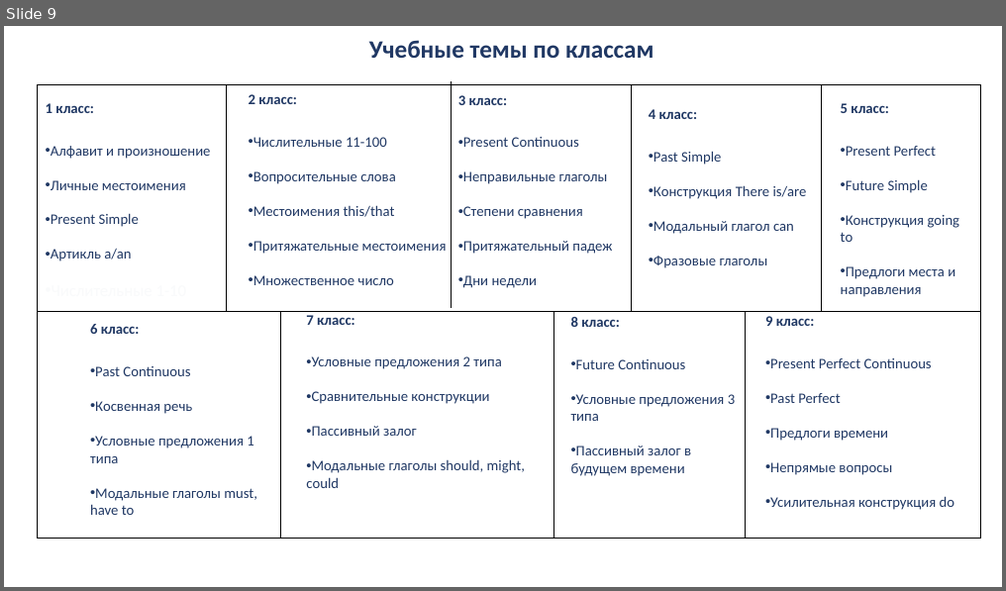
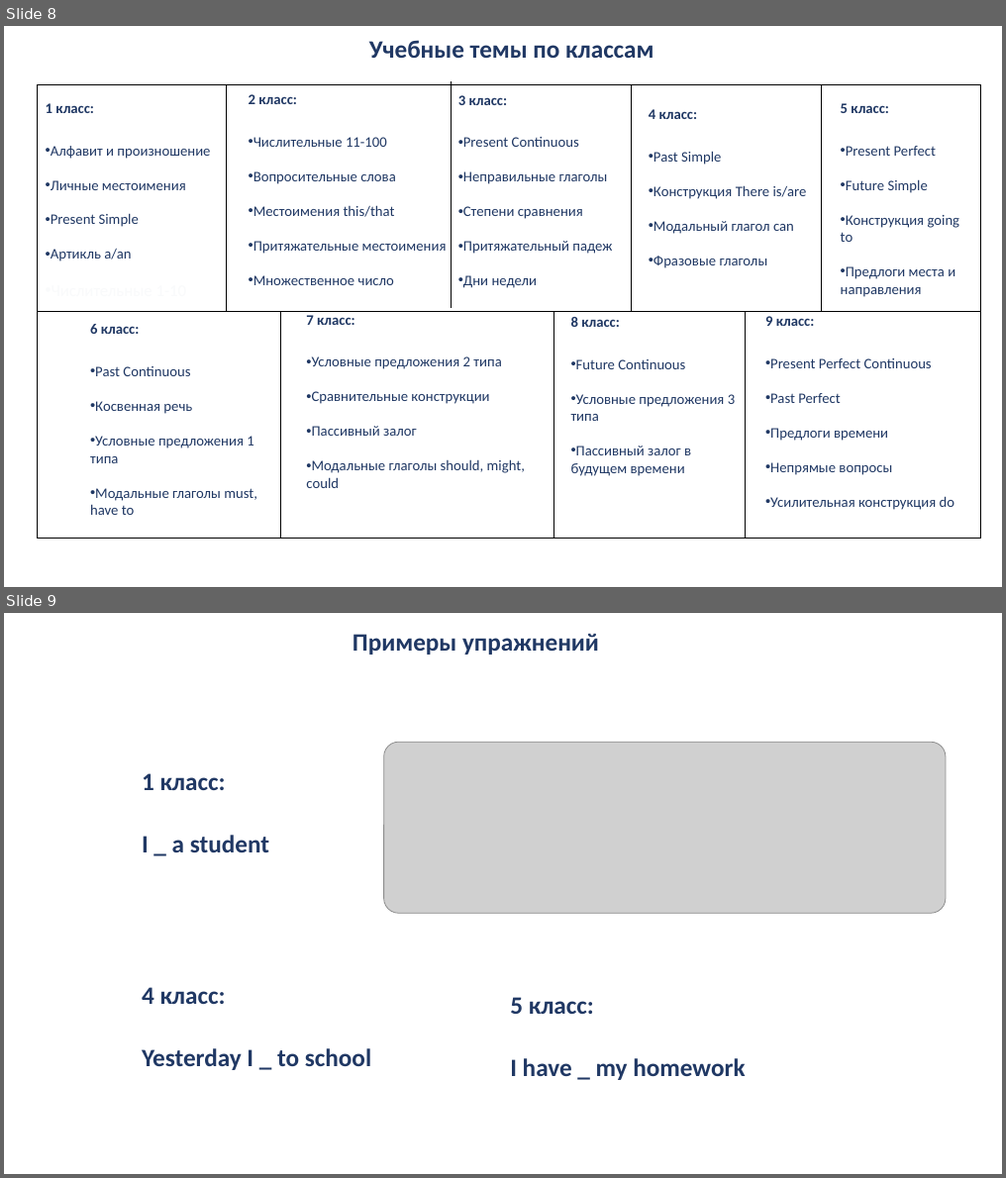
Before and after one commit to Luna66648/English-Adventure, a slide deck: 🎓 ENGLISH ADVENTURE.pptx. Shown one above the other, each under a label of ours: slide 9 before the commit, slides 8 and 9 after it. The pictures are 1006x591 and 1006x1178 pixels, drawn with LibreOffice and Linux fonts; fonts in the diff are those of the drawing; grey boxes stand for pictures; background and template pictures are left out. Boxes give left, top, right and bottom in pixels: in the first picture for what was removed or moved away, otherwise in the second. Text is boxed around its words. In the diff, an @@ line names an element or a change of style, - is before the commit and + after.

```diff
--- a/🎓 ENGLISH ADVENTURE.pptx
+++ b/🎓 ENGLISH ADVENTURE.pptx
@@ slide 9 added at <box>4,613,1002,1174</box>, background picture (left out) @@
@@ text added at <box>352,633,599,655</box>, 24 pt, text #203864, bold @@
+Примеры упражнений
@@ picture added at <box>384,742,945,913</box> @@
@@ text added at <box>142,773,269,853</box>, 24 pt, text #203864, bold @@
+1 класс:
+I _ a student
@@ text added at <box>142,987,594,1070</box>, 24 pt, text #203864, bold @@
+4 класс:
+Yesterday I _ to school
@@ text added at <box>510,997,745,1080</box>, 24 pt, text #203864, bold @@
+5 класс:
+I have _ my homework
@@ what was slide 9 is now slide 8 @@
```
Also in this commit, not shown: 4 slides changed, 4 other slides added, 2 other files.
